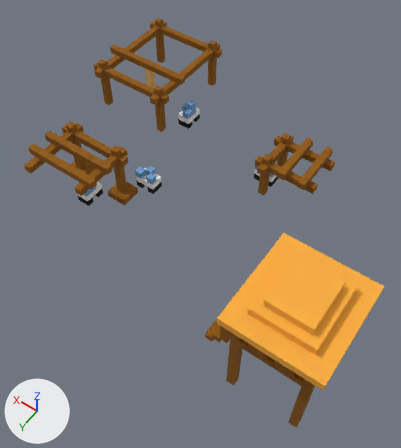
One commit to the glTF model public/mine.gltf: the scene before it, then after it.
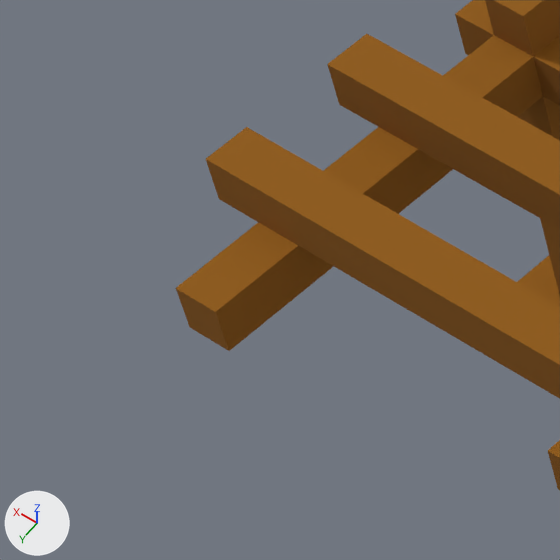
Each version appears first whole from a 50 mm camera at (-8.0, 49.8, 63.2) aimed at (18.1, 13.3, 5.8), and next in a close-up on the part from 0% to 19% of the width and 28% to 45% of the height. Lighting does not change. The marker at lower left points along +X, +Y and +Z. Where no turn or scale is listed for an object, it has been applied to the vertices. Vertices at the same position are counted once.

The older version as bpy lines, for what is in view:
```python
me_mesh_0 = bpy.data.meshes.new('Mesh_0')
me_mesh_0.from_pydata(...)  # 2139 vertices, 4416 faces; spans x -6.0..48.0, y -16.0..29.0, z 3.0..20.0
me_mesh_0.materials.append(mat_material_1)
ob_building = bpy.data.objects.new('building', me_mesh_0)
ob_building.location = (0.0, 0.0, 0.0)
```
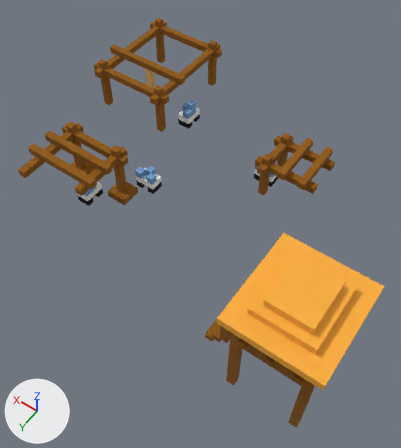
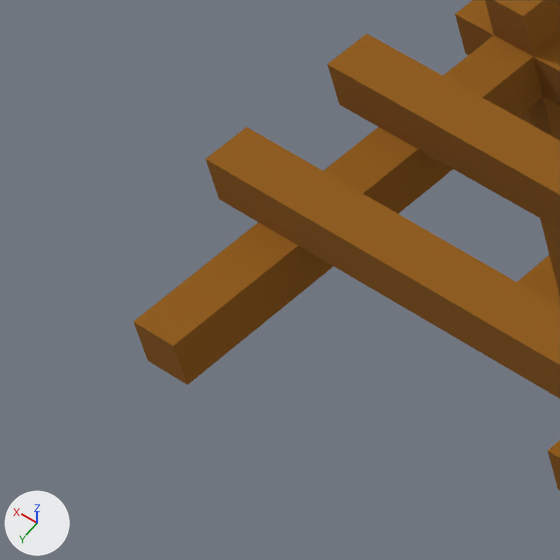
The newer file is also turned or shifted as a whole; pictures and numbers use the older file's frame.

Scene script edits in JSON lines:
```json
{"block": "me_mesh_0", "where": "# used by ob_building; location = (0.0, 0.0, 0.0)"}
{"op": "remove", "block": "me_mesh_0", "code": "me_mesh_0.from_pydata(...)  # 2139 vertices, 4416 faces; spans x -6.0..48.0, y -16.0..29.0, z 3.0..20.0"}
{"op": "add", "block": "me_mesh_0", "code": "me_mesh_0.from_pydata(...)  # 2143 vertices, 4424 faces; spans x -6.0..48.0, y -16.0..29.0, z 3.0..20.0"}
{"block": "me_mesh_0", "change": "me_mesh_0 part 1"}
{"block": "me_mesh_0", "change": "2 faces are deleted"}
{"block": "me_mesh_0", "change": "4 vertices are added at (40.0, 23.0, 10.0), (39.0, 23.0, 10.0), (39.0, 23.0, 11.0), (40.0, 23.0, 11.0)"}
{"block": "me_mesh_0", "change": "10 new faces join them"}
```

Location of each change, [x1, y1, x2, y2] in pixels of the close-ups (560 x 560 px):
```json
{"object": "building", "change": "reshaped", "before": [176, 0, 560, 490], "after": [133, 0, 560, 490]}
{"part": 1, "of": "me_mesh_0", "change": "built on", "before": [176, 289, 229, 351], "after": [133, 288, 229, 385]}
```
